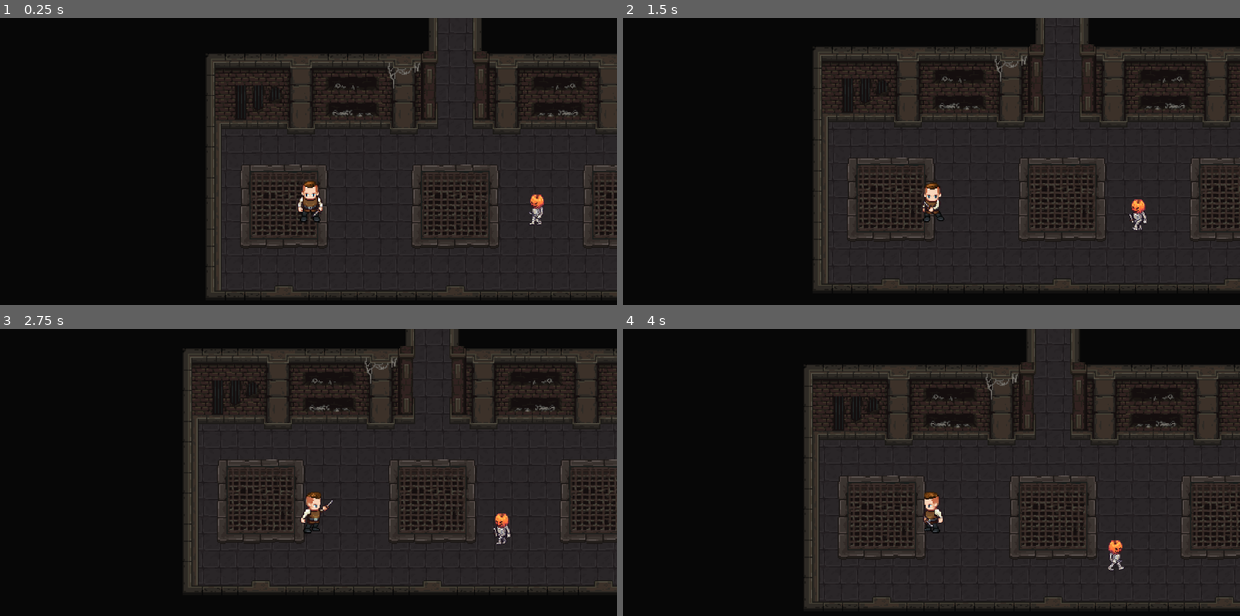
Above: before the commit, frames 1-4 (two rows, left to right).
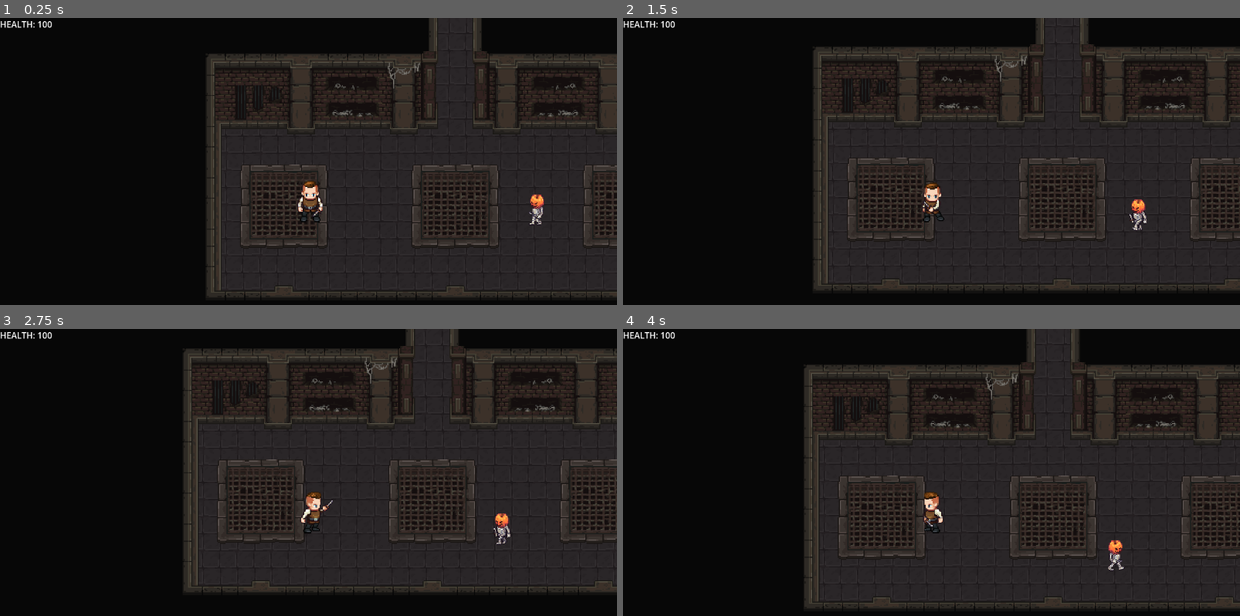
Above: after the commit, the same moments.

Repository: AugustanaCSC380January2024/final-game-polar
Game: Godot game, scene res://scenes/level.tscn
Same seed, same stepped clock (60 frames per second), same inputs: the game is played once before the commit and once after it.
Inputs (mouse positions are in pixels of both pictures, inside the frame that each line leads up to):
- Up to frame 1 (0.25 s): no input
- Up to frame 2 (1.5 s): tap Enter at 0.5 s; move the mouse to (1067, 172) at 0.52 s; hold D (walk_right) 0.53-1.28 s; click (1067, 172) at 0.6 s; move the mouse to (808, 207) at 1.27 s; hold S (walk_down) from 1.28 s (still down); click (808, 207) at 1.35 s
- Up to frame 3 (2.75 s): move the mouse to (370, 426) at 2.02 s; release S (walk_down) at 2.03 s; hold D (walk_right) from 2.03 s (still down); click (370, 426) at 2.1 s
- Up to frame 4 (4 s): move the mouse to (900, 570) at 2.77 s; release D (walk_right) at 2.78 s; hold W (walk_up) 2.78-3.53 s; click (900, 570) at 2.85 s; move the mouse to (1116, 552) at 3.52 s; hold A (walk_left) from 3.53 s (still down); click (1116, 552) at 3.6 s

The runs differ from the first frame. In frame 1, 0.1% of the frame differs, in the area x 0-9%, y 1-4%; in frame 2, 0.1%; in frame 3, 0.1%; in frame 4, 0.1%.

Commit message:
Died animation now plays when player dies and it waits a second before reloading the scene. Added placeholder splash screen. Fixed bug where skeleton died signal doesn't emit. Skeletons now despawn when they die

Diff:
--- a/final_project/project.godot
+++ b/final_project/project.godot
@@ -13,7 +13,10 @@
 config/name="Final Project"
 run/main_scene="res://scenes/level.tscn"
 config/features=PackedStringArray("4.2", "Forward Plus")
+boot_splash/bg_color=Color(0.109804, 0.0823529, 0.352941, 1)
+boot_splash/image="res://assets/textures/candleA_03.png"
 config/icon="res://icon.svg"
+boot_splash/minimum_display_time=1000
 
 [input]
 
--- /dev/null
+++ b/final_project/scenes/hud.tscn
@@ -0,0 +1,18 @@
+[gd_scene load_steps=2 format=3 uid="uid://bpoe7qy2jfm00"]
+
+[ext_resource type="Script" path="res://scripts/hud.gd" id="1_w7pqw"]
+
+[node name="HUD" type="Control"]
+layout_mode = 3
+anchors_preset = 15
+anchor_right = 1.0
+anchor_bottom = 1.0
+grow_horizontal = 2
+grow_vertical = 2
+script = ExtResource("1_w7pqw")
+
+[node name="Health" type="Label" parent="."]
+layout_mode = 0
+offset_right = 40.0
+offset_bottom = 23.0
+text = "Health: 000"
--- a/final_project/scenes/level.tscn
+++ b/final_project/scenes/level.tscn
@@ -1,8 +1,9 @@
-[gd_scene load_steps=18 format=3 uid="uid://bk336ucxl1g14"]
+[gd_scene load_steps=19 format=3 uid="uid://bk336ucxl1g14"]
 
 [ext_resource type="Script" path="res://scripts/level.gd" id="1_eoaks"]
 [ext_resource type="PackedScene" uid="uid://b3rugo8jdxodo" path="res://scenes/player.tscn" id="1_oqjrj"]
 [ext_resource type="Texture2D" uid="uid://b52bksk8gbefr" path="res://assets/textures/mainlevbuild.png" id="2_a6tak"]
+[ext_resource type="PackedScene" uid="uid://bpoe7qy2jfm00" path="res://scenes/hud.tscn" id="2_osppn"]
 [ext_resource type="Texture2D" uid="uid://b5ei0pecsaqk7" path="res://assets/textures/decorative.png" id="3_wcd0f"]
 [ext_resource type="PackedScene" uid="uid://devxaguskl6sd" path="res://scenes/skeleton.tscn" id="4_q6vn0"]
 
@@ -4944,8 +4945,18 @@
 pattern_0 = SubResource("TileMapPattern_3lp3b")
 
 [node name="Level" type="Node2D"]
-position = Vector2(0, -34)
+position = Vector2(588, 502)
 script = ExtResource("1_eoaks")
+
+[node name="UI" type="CanvasLayer" parent="."]
+layer = 100
+
+[node name="HUD" parent="UI" instance=ExtResource("2_osppn")]
+anchors_preset = 0
+anchor_right = 0.0
+anchor_bottom = 0.0
+grow_horizontal = 1
+grow_vertical = 1
 
 [node name="Walls" type="TileMap" parent="."]
 z_index = -99
@@ -4982,4 +4993,6 @@
 scale = Vector2(0.8, 0.8)
 
 [connection signal="died" from="Player" to="." method="_on_player_died"]
+[connection signal="took_damage" from="Player" to="." method="_on_player_took_damage"]
 [connection signal="died" from="Skeleton" to="." method="_on_skeleton_died"]
+[connection signal="died" from="Skeleton2" to="." method="_on_skeleton_2_died"]
--- a/final_project/scenes/player.tscn
+++ b/final_project/scenes/player.tscn
@@ -526,7 +526,6 @@
 [node name="CollisionShape2D" type="CollisionShape2D" parent="."]
 visible = false
 position = Vector2(1.25, 12.5)
-scale = Vector2(1, 1)
 shape = SubResource("CapsuleShape2D_ffmp5")
 
 [node name="AnimatedSprite2D" type="AnimatedSprite2D" parent="."]
@@ -534,7 +533,7 @@
 sprite_frames = SubResource("SpriteFrames_x0xu5")
 animation = &"idle_left"
 autoplay = "idle_down"
-frame_progress = 0.149276
+frame_progress = 0.512342
 
 [node name="Camera2D" type="Camera2D" parent="."]
 zoom = Vector2(2, 2)
@@ -556,11 +555,15 @@
 shape = SubResource("CapsuleShape2D_wgqb2")
 
 [node name="Hitbox" type="Area2D" parent="."]
+collision_layer = 8
+collision_mask = 4
 
 [node name="CollisionShape2D" type="CollisionShape2D" parent="Hitbox"]
-position = Vector2(2.5, 12.5)
+position = Vector2(2.38419e-07, 12.5)
 shape = SubResource("CapsuleShape2D_j7ck6")
 
 [connection signal="animation_finished" from="AnimatedSprite2D" to="." method="_on_animated_sprite_2d_animation_finished"]
-[connection signal="body_entered" from="Hurtbox" to="." method="_on_hurtbox_body_entered"]
-[connection signal="body_exited" from="Hurtbox" to="." method="_on_hurtbox_body_exited"]
+[connection signal="area_entered" from="Hurtbox" to="." method="_on_hurtbox_area_entered"]
+[connection signal="area_exited" from="Hurtbox" to="." method="_on_hurtbox_area_exited"]
+[connection signal="area_entered" from="Hitbox" to="." method="_on_hitbox_area_entered"]
+[connection signal="area_exited" from="Hitbox" to="." method="_on_hitbox_area_exited"]
--- a/final_project/scenes/skeleton.tscn
+++ b/final_project/scenes/skeleton.tscn
@@ -476,7 +476,7 @@
 sprite_frames = SubResource("SpriteFrames_l26s4")
 animation = &"walk_up"
 autoplay = "idle_down"
-frame_progress = 0.471207
+frame_progress = 0.448549
 
 [node name="CollisionShape2D" type="CollisionShape2D" parent="."]
 visible = false
@@ -502,7 +502,7 @@
 
 [node name="Hurtbox" type="Area2D" parent="."]
 collision_layer = 4
-collision_mask = 2
+collision_mask = 8
 
 [node name="CollisionShape2D" type="CollisionShape2D" parent="Hurtbox"]
 visible = false
--- /dev/null
+++ b/final_project/scripts/hud.gd
@@ -0,0 +1,4 @@
+extends Control
+
+func set_health_label(health):
+	$Health.text = "HEALTH: " + str(health)
--- a/final_project/scripts/level.gd
+++ b/final_project/scripts/level.gd
@@ -1,11 +1,25 @@
 extends Node2D
 
-var health = 100
+@onready var health = $Player.health
+@onready var hud = $UI/HUD
+
+func _ready():
+	hud.set_health_label(health)
 
 func _on_player_died():
+	print("before timer")
+	await get_tree().create_timer(1.0).timeout
+	print("after timer")
 	get_tree().reload_current_scene()
 
+func _on_skeleton_died():
+	remove_child($Skeleton)
 
 
-func _on_skeleton_died():
-	print("test")
+func _on_skeleton_2_died():
+	remove_child($Skeleton2)
+
+
+func _on_player_took_damage():
+	health = $Player.health
+	hud.set_health_label(health)
--- a/final_project/scripts/player.gd
+++ b/final_project/scripts/player.gd
@@ -9,35 +9,28 @@
 var health = 100
 var is_attacking = false
 var enemies_to_attack = []
+var player_died = false
 
 signal died
 signal took_damage
 
 func _physics_process(delta):
-	if !Input.is_anything_pressed():
-		velocity = Vector2()
-	move_and_slide()
-	update_animations(direction)
+	if !player_died:
+		if !Input.is_anything_pressed():
+			velocity = Vector2()
+		move_and_slide()
+		update_animations(direction)
 
 func update_animations(direction):
 	if animated_sprite :
-		if Input.is_action_just_pressed("attack"):
-			animated_sprite.play("attack_" + direction)
-		if is_attacking != true:
-			if velocity.x == 0 && velocity.y == 0 :
-				animated_sprite.play("idle_" + direction)
-			else:
-				animated_sprite.play("walk_" + direction)
-
-
-func _on_hurtbox_body_entered(body):
-	print("hurtbox")
-	enemies_to_attack.append(body)
-	body.take_damage(100)
-	if body is Skeleton:
-		#health -= 100
-		if health <= 0:
-			died.emit()
+		if !player_died:
+			if Input.is_action_just_pressed("attack"):
+				animated_sprite.play("attack_" + direction)
+			if is_attacking != true:
+				if velocity.x == 0 && velocity.y == 0 :
+					animated_sprite.play("idle_" + direction)
+				else:
+					animated_sprite.play("walk_" + direction)
 
 func _input(event):
 	if Input.is_action_pressed("walk_down"):
@@ -68,9 +61,29 @@
 
 func attack():
 	for body in enemies_to_attack:
-		body.take_damage(10)
+		body.get_parent().take_damage(10)
+
+func _on_hurtbox_area_entered(area):
+	if area.get_parent() is Skeleton:
+		print("take damage")
+		health -= 100
+		took_damage.emit()
+		if health <= 0:
+			player_died = true
+			animated_sprite.stop()
+			animated_sprite.play("died")
+			died.emit()
+
+func _on_hurtbox_area_exited(area):
+	pass
 
 
-func _on_hurtbox_body_exited(body):
-	if enemies_to_attack.has(body):
-		enemies_to_attack.erase(body)
+func _on_hitbox_area_entered(area):
+	print("hitbox entered")
+	enemies_to_attack.append(area)
+
+
+func _on_hitbox_area_exited(area):
+	print("hitbox exited")
+	if enemies_to_attack.has(area):
+		enemies_to_attack.erase(area)
--- a/final_project/scripts/skeleton.gd
+++ b/final_project/scripts/skeleton.gd
@@ -34,19 +34,16 @@
 		else:
 			animated_sprite.play("walk_" + direction)
 
-
 func _on_hurtbox_body_entered(body):
 	pass
 
-
 func take_damage(damage: int):
-
 	health = 0
 	died.emit()
+	print(health)
 	if health <= 0:
 		print("test")
 		died.emit()
 
-
 func _on_hitbox_body_entered(body):
-	print("hitbox")
+	pass
